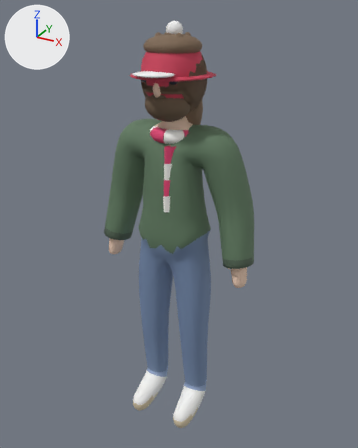
An edit to the glTF model assets/models/v2/m_parka.glb, drawn before and after from the same camera.
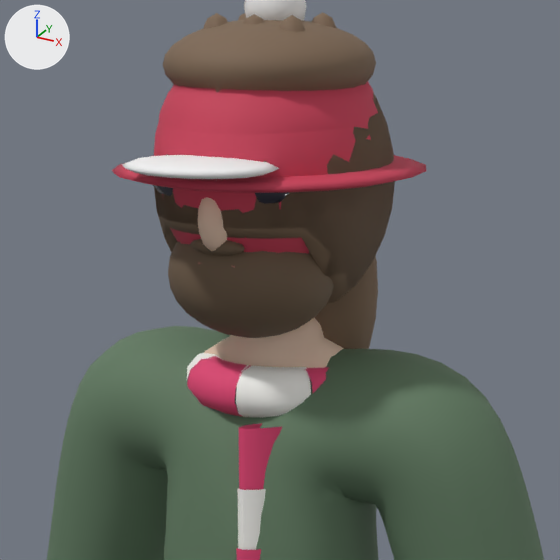
Each version appears first whole from a 50 mm lens placed at (1.018, -1.808, 1.901), pointed at (0.012, 0.023, 0.986), and next in a close-up on the part from 27% to 71% of the width and 6% to 41% of the height. Arrows for +X, +Y and +Z are at upper left; the lights stay in place. The last two pictures show the newer version.

In view in the first close-up: 'beard', 'bob', 'body', 'bucket', 'bucketBrim', 'capBrim', 'flat', 'helmet', 'longBack', 'mod', 'scarfWrap5', 'scarfWrap6' and 14 more.
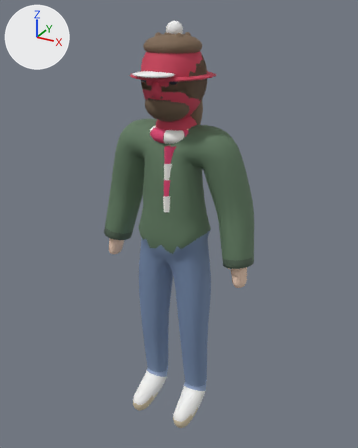
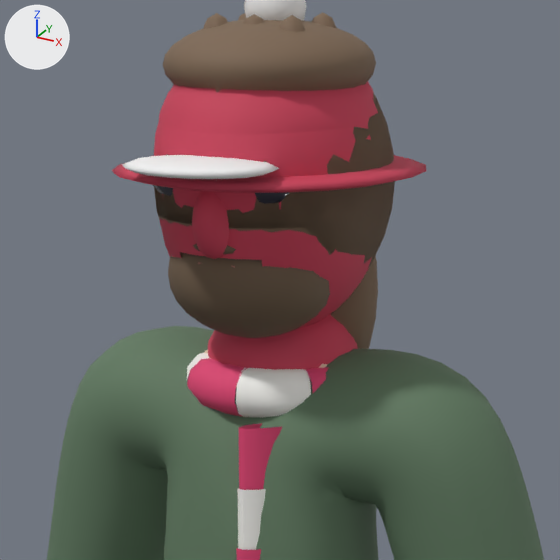
What differs and where, as boxes (x1, y1, x2, y2) in the close-ups (560 x 560 px):
'balaclava', added (red)
    after: (160, 219, 372, 328)
'balaNeck', added (red)
    after: (208, 315, 358, 370)
'balaNose', added (red)
    after: (192, 191, 229, 259)
'bob', unchanged, covered by the edit
    before: (158, 215, 355, 303)
    after: (158, 215, 330, 255)

The change in detail:
Mesh me_balanose is new.
It is a UV sphere (10 segments, 8 rings, poles along z) spanning x -0.0219..0.0219, y -0.1568..-0.097, z 1.5671..1.6453.
It uses material mat_id_14 (red #cb3f59).
Mesh me_balaneck is new.
It is a UV sphere (16 segments, 10 rings, poles along z) spanning x -0.092..0.092, y -0.068..0.111, z 1.344..1.505.
It uses material mat_id_14 (red #cb3f59).
Mesh me_balaclava is new.
It has 526 vertices, 1024 faces and spans x -0.125..0.125, y -0.136..0.135, z 1.466..1.765.
It uses material mat_id_14 (red #cb3f59).
Object 'balaNose' (ob_balanose) is new; it shows me_balanose.
Its location is (0.0, 0.0, 0.0).
Object 'balaNeck' (ob_balaneck) is new; it shows me_balaneck.
Its location is (0.0, 0.0, 0.0).
Object 'balaclava' (ob_balaclava) is new; it shows me_balaclava.
Its location is (0.0, 0.0, 0.0).
